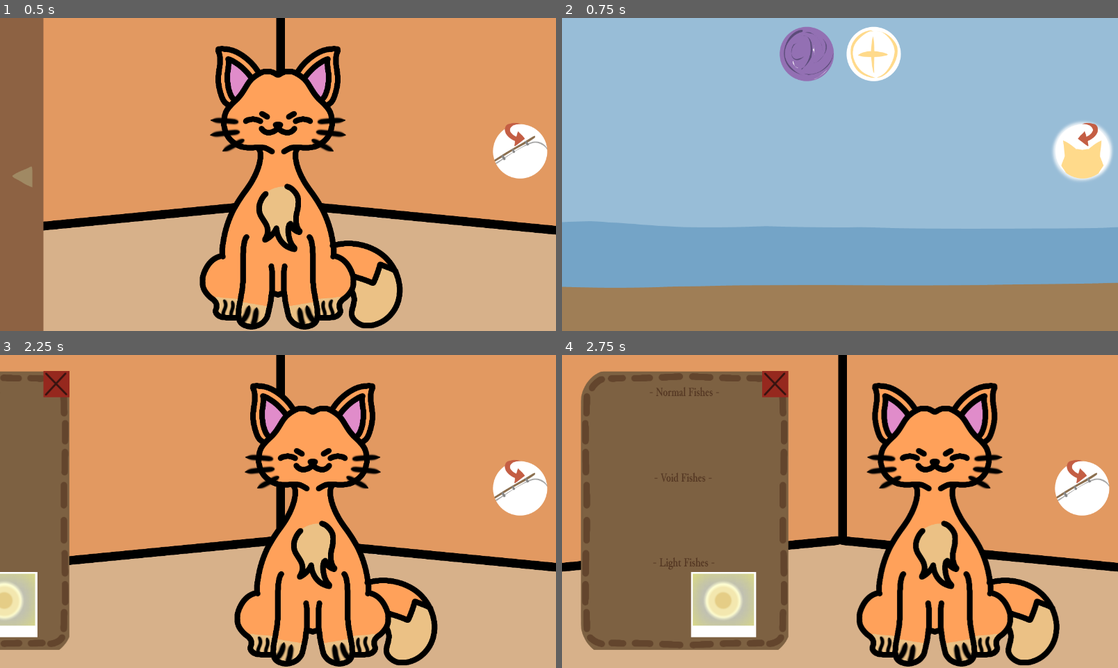
Above: before the commit, frames 1-4 (two rows, left to right).
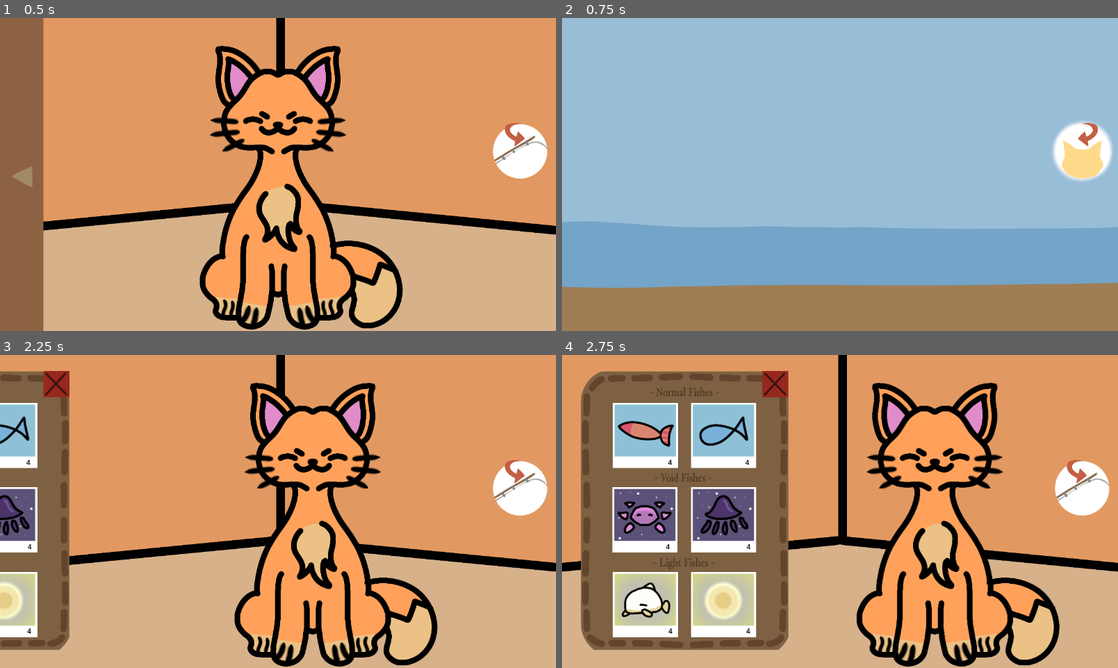
Above: after the commit, the same moments.

Repository: jhazmineaudrey/Reelin-Rifts
Game: Godot game, scene res://Scenes/MainMenu.tscn
Same seed, same stepped clock (60 frames per second), same inputs: the game is played once before the commit and once after it.
Inputs (mouse positions are in pixels of both pictures, inside the frame that each line leads up to):
- Up to frame 1 (0.5 s): no input
- Up to frame 2 (0.75 s): click (1084, 152) at 0.5 s
- Up to frame 3 (2.25 s): click (522, 489) at 1.25 s; click (22, 511) at 2 s
- Up to frame 4 (2.75 s): no input

Frame 1 is identical in both runs. In frame 2, 2.7% of the frame differs, in the area x 39-61%, y 2-21%; in frame 3, 2.8%; in frame 4, 12%, in the area x 9-35%, y 15-91%.

Commit message:
feat: add feeding mechanic

Diff:
--- a/Scenes/DraggableItem.tscn
+++ b/Scenes/DraggableItem.tscn
@@ -43,3 +43,6 @@
 [node name="CollisionShape2D" type="CollisionShape2D" parent="." unique_id=1862218530]
 position = Vector2(-1, -4)
 shape = SubResource("CircleShape2D_fr36t")
+
+[connection signal="body_entered" from="." to="." method="_on_body_entered"]
+[connection signal="body_exited" from="." to="." method="_on_body_exited"]
--- a/Scenes/FishingScene.tscn
+++ b/Scenes/FishingScene.tscn
@@ -76,6 +76,7 @@
 size_flags_vertical = 4
 
 [node name="VoidButton" type="TextureButton" parent="." unique_id=1559155310]
+visible = false
 anchors_preset = 8
 anchor_left = 0.5
 anchor_top = 0.5
--- a/Scenes/MainMenu.tscn
+++ b/Scenes/MainMenu.tscn
@@ -10,6 +10,7 @@
 [ext_resource type="Texture2D" uid="uid://bct04nwop3a4w" path="res://Assets/CatNormal.png" id="7_7467j"]
 [ext_resource type="Texture2D" uid="uid://dfky885p54xm6" path="res://Assets/CatLight.png" id="8_2x1g0"]
 [ext_resource type="Texture2D" uid="uid://d1bjj7gihvami" path="res://Assets/LightAnimCircle.png" id="8_yxkem"]
+[ext_resource type="Script" uid="uid://c4y0iua4qwuwm" path="res://Scripts/cats.gd" id="9_311ux"]
 [ext_resource type="Texture2D" uid="uid://cws53q25pckwv" path="res://Assets/CatVoid.png" id="9_riqfo"]
 [ext_resource type="Texture2D" uid="uid://dbg13hqyyvrbt" path="res://Assets/BackpackBG.png" id="10_2x1g0"]
 [ext_resource type="Texture2D" uid="uid://urcdp8ansr84" path="res://Assets/axolotlvoidpic.png" id="11_riqfo"]
@@ -81,6 +82,7 @@
 
 [node name="Cats" type="CharacterBody2D" parent="." unique_id=1554911703]
 position = Vector2(218.275, 0)
+script = ExtResource("9_311ux")
 
 [node name="Normal" type="Sprite2D" parent="Cats" unique_id=1893778164]
 texture = ExtResource("7_7467j")
@@ -207,6 +209,54 @@
 texture_normal = ExtResource("19_65hh5")
 texture_pressed = ExtResource("19_65hh5")
 texture_hover = ExtResource("20_6byu3")
+
+[node name="AxolotlQty" type="Label" parent="BackpackItems" unique_id=1634457816]
+offset_left = 239.0
+offset_top = 429.0
+offset_right = 264.0
+offset_bottom = 452.0
+theme_override_colors/font_color = Color(0, 0, 0, 1)
+text = "0"
+
+[node name="FishQty" type="Label" parent="BackpackItems" unique_id=2025392828]
+offset_left = 422.0
+offset_top = 235.0
+offset_right = 444.0
+offset_bottom = 258.0
+theme_override_colors/font_color = Color(0, 0, 0, 1)
+text = "0"
+
+[node name="SalmonQty" type="Label" parent="BackpackItems" unique_id=771448915]
+offset_left = 244.0
+offset_top = 235.0
+offset_right = 265.0
+offset_bottom = 258.0
+theme_override_colors/font_color = Color(0, 0, 0, 1)
+text = "0"
+
+[node name="VSquidQty" type="Label" parent="BackpackItems" unique_id=590716941]
+offset_left = 425.0
+offset_top = 429.0
+offset_right = 444.0
+offset_bottom = 452.0
+theme_override_colors/font_color = Color(0, 0, 0, 1)
+text = "0"
+
+[node name="WhaleQty" type="Label" parent="BackpackItems" unique_id=58749012]
+offset_left = 245.0
+offset_top = 623.0
+offset_right = 265.0
+offset_bottom = 646.0
+theme_override_colors/font_color = Color(0, 0, 0, 1)
+text = "0"
+
+[node name="PearlQty" type="Label" parent="BackpackItems" unique_id=1882434882]
+offset_left = 424.0
+offset_top = 623.0
+offset_right = 444.0
+offset_bottom = 646.0
+theme_override_colors/font_color = Color(0, 0, 0, 1)
+text = "0"
 
 [node name="BackpackToggle" type="TextureButton" parent="." unique_id=2111341832]
 layout_mode = 0
--- /dev/null
+++ b/Scripts/cats.gd
@@ -0,0 +1,2 @@
+extends CharacterBody2D
+class_name Cat
--- a/Scripts/draggable_item.gd
+++ b/Scripts/draggable_item.gd
@@ -2,11 +2,21 @@
 class_name DraggableItem
 
 @onready var axolotl: Sprite2D = $Axolotl
-@onready var v_squid: Sprite2D = $VSquid
+@onready var vsquid: Sprite2D = $VSquid
 @onready var fish: Sprite2D = $Fish
 @onready var salmon: Sprite2D = $Salmon
 @onready var whale: Sprite2D = $Whale
 @onready var pearl: Sprite2D = $Pearl
 
+var can_feed = false
+
 func _process(_delta: float) -> void:
 	self.global_position = get_global_mouse_position()
+
+func _on_body_entered(body: Node2D) -> void:
+	if body is Cat:
+		can_feed = true
+
+func _on_body_exited(body: Node2D) -> void:
+	if body is Cat:
+		can_feed = false
--- a/Scripts/global_vars.gd
+++ b/Scripts/global_vars.gd
@@ -1,22 +1,22 @@
 extends Node
 
-var fish_unlock : bool = false
-var salmon_unlock : bool = false
-var vsquid_unlock : bool = false
-var axolotl_unlock : bool = false
-var whale_unlock : bool = false
+var fish_unlock : bool = true
+var salmon_unlock : bool = true
+var vsquid_unlock : bool = true
+var axolotl_unlock : bool = true
+var whale_unlock : bool = true
 var pearl_unlock : bool = true
 
-var void_unlock : bool = true
-var light_unlock : bool = true
+var void_unlock : bool = false
+var light_unlock : bool = false
 
 
-var fish_qty : int = 0
-var salmon_qty : int = 0
-var vsquid_qty : int = 0
-var axolotl_qty : int = 0
-var whale_qty : int = 0
-var pearl_qty : int = 0
+var fish_qty : int = 4
+var salmon_qty : int = 4
+var vsquid_qty : int = 4
+var axolotl_qty : int = 4
+var whale_qty : int = 4
+var pearl_qty : int = 4
 
 var possible_cat_wants = ["Fish", "Salmon", "VSquid", "Axolotl", "Whale", "Pearl"]
 var current_cat_want : String
@@ -27,10 +27,15 @@
 @onready var time_til_next_thought: Timer = $TimeTilNextThought
 
 func _ready() -> void:
-	time_til_next_thought.wait_time = randi_range(10, 30)
+	time_til_next_thought.wait_time = randi_range(2, 5)
 	time_til_next_thought.start()
 
 func _on_tim_til_next_thought_timeout() -> void:
-	time_til_next_thought.wait_time = randi_range(10, 30)
+	time_til_next_thought.wait_time = randi_range(2, 5)
 	current_cat_want = possible_cat_wants.pick_random()
 	cat_want = true
+
+func thought_reset():
+	current_cat_want = ""
+	time_til_next_thought.start()
+	cat_want = false
--- a/Scripts/main_menu.gd
+++ b/Scripts/main_menu.gd
@@ -44,10 +44,20 @@
 @onready var salmon_pic: TextureRect = $BackpackItems/SalmonPic
 @onready var whale_pic: TextureRect = $BackpackItems/WhalePic
 @onready var pearl_pic: TextureRect = $BackpackItems/PearlPic
+# Labels
+@onready var axolotl_qty: Label = $BackpackItems/AxolotlQty
+@onready var fish_qty: Label = $BackpackItems/FishQty
+@onready var salmon_qty: Label = $BackpackItems/SalmonQty
+@onready var v_squid_qty: Label = $BackpackItems/VSquidQty
+@onready var whale_qty: Label = $BackpackItems/WhaleQty
+@onready var pearl_qty: Label = $BackpackItems/PearlQty
 
 # Dragging
 var current_hover = "None"
+var picked_up_item : String
+var hovering = false
 @onready var draggables: Node2D = $Draggables
+var dragobj
 
 @onready var backpack_toggle: TextureButton = $BackpackToggle
 
@@ -59,6 +69,13 @@
 	whale_pic.visible = true if GlobalScene.whale_unlock == true else false
 	pearl_pic.visible = true if GlobalScene.pearl_unlock == true else false
 
+	axolotl_qty.visible = true if GlobalScene.axolotl_unlock == true else false
+	v_squid_qty.visible = true if GlobalScene.vsquid_unlock == true else false
+	fish_qty.visible = true if GlobalScene.fish_unlock == true else false
+	salmon_qty.visible = true if GlobalScene.salmon_unlock == true else false
+	whale_qty.visible = true if GlobalScene.whale_unlock == true else false
+	pearl_qty.visible = true if GlobalScene.pearl_unlock == true else false
+
 	axolotl_pic.mouse_filter = MOUSE_FILTER_PASS if GlobalScene.axolotl_unlock == true else MOUSE_FILTER_IGNORE
 	void_squid_pic.mouse_filter = MOUSE_FILTER_PASS if GlobalScene.vsquid_unlock == true else MOUSE_FILTER_IGNORE
 	fih_pic.mouse_filter = MOUSE_FILTER_PASS if GlobalScene.fish_unlock == true else MOUSE_FILTER_IGNORE
@@ -73,40 +90,97 @@
 	backpack_toggle.position = Vector2(0, 0)
 
 func _input(_event: InputEvent) -> void:
-	if Input.is_action_just_pressed("Click"):
-		match current_hover:
-			"Pearl":
-				var dragobj = DRAGGABLE_ITEM.instantiate()
-				draggables.add_child(dragobj)
-				dragobj.pearl.visible = true
-			"Whale":
-				var dragobj = DRAGGABLE_ITEM.instantiate()
-				draggables.add_child(dragobj)
-				dragobj.whale.visible = true
-			"Axolotl":
-				var dragobj = DRAGGABLE_ITEM.instantiate()
-				draggables.add_child(dragobj)
-				dragobj.axolotl.visible = true
-			"Salmon":
-				var dragobj = DRAGGABLE_ITEM.instantiate()
-				draggables.add_child(dragobj)
-				dragobj.salmon.visible = true
-			"Fish":
-				var dragobj = DRAGGABLE_ITEM.instantiate()
-				draggables.add_child(dragobj)
-				dragobj.fish.visible = true
-			"VSquid":
-				var dragobj = DRAGGABLE_ITEM.instantiate()
-				draggables.add_child(dragobj)
-				dragobj.vsquid.visible = true
-			"None":
-				if draggables.get_child_count() > 0:
+	if hovering == true:
+		if Input.is_action_just_pressed("Click"):
+			match current_hover:
+				"Pearl":
+					if GlobalScene.pearl_qty > 0:
+						dragobj = DRAGGABLE_ITEM.instantiate()
+						draggables.add_child(dragobj)
+						dragobj.pearl.visible = true
+						picked_up_item = "Pearl"
+				"Whale":
+					if GlobalScene.whale_qty > 0:
+						dragobj = DRAGGABLE_ITEM.instantiate()
+						draggables.add_child(dragobj)
+						dragobj.whale.visible = true
+						picked_up_item = "Whale"
+				"Axolotl":
+					if GlobalScene.axolotl_qty > 0:
+						dragobj = DRAGGABLE_ITEM.instantiate()
+						draggables.add_child(dragobj)
+						dragobj.axolotl.visible = true
+						picked_up_item = "Axolotl"
+				"Salmon":
+					if GlobalScene.salmon_qty > 0:
+						dragobj = DRAGGABLE_ITEM.instantiate()
+						draggables.add_child(dragobj)
+						dragobj.salmon.visible = true
+						picked_up_item = "Salmon"
+				"Fish":
+					if GlobalScene.fish_qty > 0:
+						dragobj = DRAGGABLE_ITEM.instantiate()
+						draggables.add_child(dragobj)
+						dragobj.fish.visible = true
+						picked_up_item = "Fish"
+				"VSquid":
+					if GlobalScene.vsquid_qty > 0:
+						dragobj = DRAGGABLE_ITEM.instantiate()
+						draggables.add_child(dragobj)
+						dragobj.vsquid.visible = true
+						picked_up_item = "VSquid"
+				"None":
+					if draggables.get_child_count() > 0:
+						for i in draggables.get_children():
+							i.queue_free()
+	if draggables.get_child_count() > 0:
+		if Input.is_action_just_released("Click"):
+			if dragobj.can_feed == true:
+				if picked_up_item == GlobalScene.current_cat_want:
+					match picked_up_item:
+						"Fish":
+							if GlobalScene.fish_qty > 0:
+								GlobalScene.fish_qty -= 1
+								GlobalScene.thought_reset()
+								for i in draggables.get_children():
+									i.queue_free()
+						"Salmon":
+							if GlobalScene.salmon_qty > 0:
+								GlobalScene.salmon_qty -= 1
+								GlobalScene.thought_reset()
+								for i in draggables.get_children():
+									i.queue_free()
+						"VSquid":
+							if GlobalScene.vsquid_qty > 0:
+								GlobalScene.vsquid_qty -= 1
+								GlobalScene.thought_reset()
+								for i in draggables.get_children():
+									i.queue_free()
+						"Axolotl":
+							if GlobalScene.axolotl_qty > 0:
+								GlobalScene.axolotl_qty -= 1
+								GlobalScene.thought_reset()
+								for i in draggables.get_children():
+									i.queue_free()
+						"Whale":
+							if GlobalScene.whale_qty > 0:
+								GlobalScene.whale_qty -= 1
+								GlobalScene.thought_reset()
+								for i in draggables.get_children():
+									i.queue_free()
+						"Pearl":
+							if GlobalScene.pearl_qty > 0:
+								GlobalScene.pearl_qty -= 1
+								GlobalScene.thought_reset()
+								for i in draggables.get_children():
+									i.queue_free()
+					# Add some logic here with the scoring system 👌
+				elif draggables.get_child_count() > 0:
 					for i in draggables.get_children():
 						i.queue_free()
-	elif Input.is_action_just_released("Click"):
-		if draggables.get_child_count() > 0:
-					for i in draggables.get_children():
-						i.queue_free()
+			elif draggables.get_child_count() > 0:
+				for i in draggables.get_children():
+					i.queue_free()
 
 func _process(_delta: float) -> void:
 	if GlobalScene.cat_want == true:
@@ -129,6 +203,14 @@
 		for item in fish_thought.get_children():
 			item.visible = false
 
+	axolotl_qty.text = str(GlobalScene.axolotl_qty)
+	fish_qty.text = str(GlobalScene.fish_qty)
+	salmon_qty.text = str(GlobalScene.salmon_qty)
+	v_squid_qty.text = str(GlobalScene.vsquid_qty)
+	whale_qty.text = str(GlobalScene.whale_qty)
+	pearl_qty.text = str(GlobalScene.pearl_qty)
+	# Remember to put a max cap on this
+
 func backpack_show():
 	create_tween().tween_property(backpack_items, "position:x", 0, 0.5).set_ease(Tween.EASE_IN_OUT)
 	create_tween().tween_property(cats, "position:x", 0, 0.5).set_ease(Tween.EASE_IN_OUT)
@@ -155,38 +237,50 @@
 # Dragging - Entered
 func _on_pearl_pic_mouse_entered() -> void:
 	current_hover = "Pearl"
+	hovering = true
 
 func _on_whale_pic_mouse_entered() -> void:
 	current_hover = "Whale"
+	hovering = true
 
 func _on_salmon_pic_mouse_entered() -> void:
 	current_hover = "Salmon"
+	hovering = true
 
 func _on_fih_pic_mouse_entered() -> void:
 	current_hover = "Fish"
+	hovering = true
 
 func _on_void_squid_pic_mouse_entered() -> void:
 	current_hover = "VSquid"
+	hovering = true
 
 func _on_axolotl_pic_mouse_entered() -> void:
 	current_hover = "Axolotl"
+	hovering = true
 
 
 # Dragging - EXITED
 func _on_axolotl_pic_mouse_exited() -> void:
 	current_hover = "None"
+	hovering = false
 
 func _on_void_squid_pic_mouse_exited() -> void:
 	current_hover = "None"
+	hovering = false
 
 func _on_fih_pic_mouse_exited() -> void:
 	current_hover = "None"
+	hovering = false
 
 func _on_salmon_pic_mouse_exited() -> void:
 	current_hover = "None"
+	hovering = false
 
 func _on_whale_pic_mouse_exited() -> void:
 	current_hover = "None"
+	hovering = false
 
 func _on_pearl_pic_mouse_exited() -> void:
 	current_hover = "None"
+	hovering = false
Not shown, added: Scripts/cats.gd.uid
